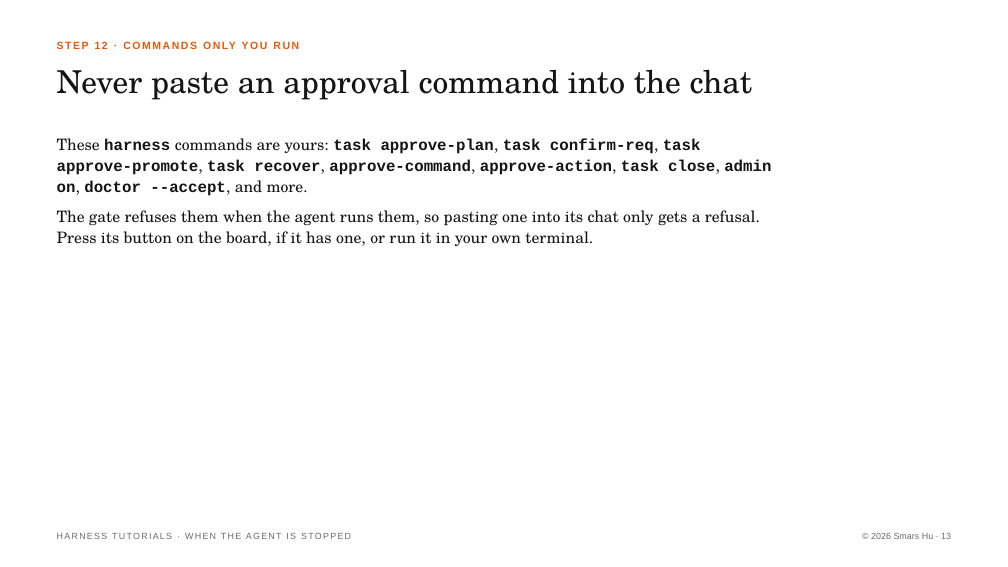
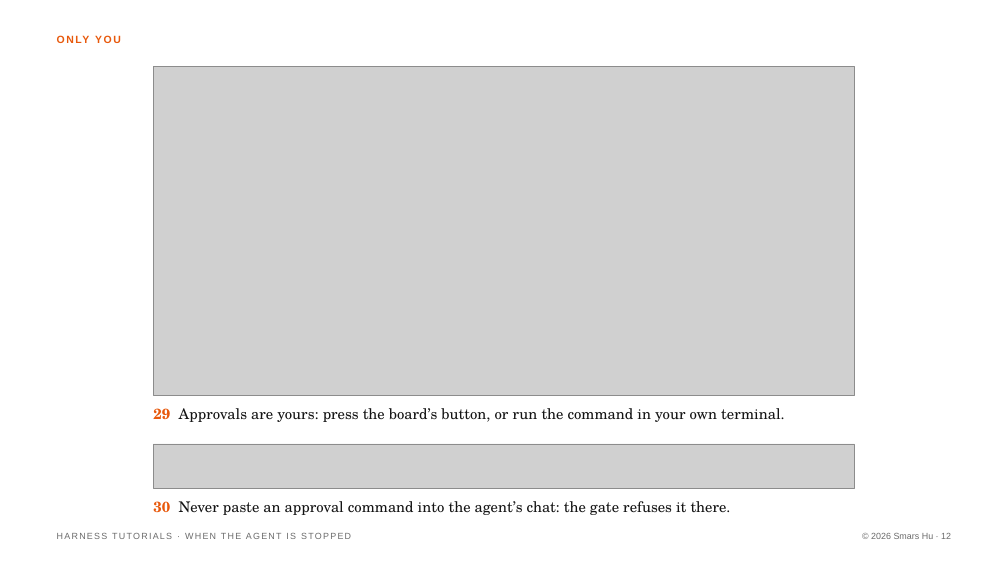
Before and after one commit to Smars-Bin-Hu/ai-exploration, a slide deck: slide 12 of source/tutorials/3_stopped.pptx (slide 13 before the commit). Drawn at 1008x567 pixels with LibreOffice and Linux fonts; fonts in the diff are those of the drawing; grey boxes stand for pictures. Boxes give left, top, right and bottom in pixels: in the first picture for what was removed or moved away, otherwise in the second. Text is boxed around its words. In the diff, an @@ line names an element or a change of style, - is before the commit and + after.

```diff
--- a/source/tutorials/3_stopped.pptx
+++ b/source/tutorials/3_stopped.pptx
@@ text at box(57, 32, 662, 54): text changed @@
-STEP 12 · COMMANDS ONLY YOU RUN
+ONLY YOU
@@ picture added at box(154, 67, 854, 395) @@
@@ text removed at box(57, 138, 771, 246) @@
-These harness commands are yours: task approve-plan, task confirm-req, task approve-promote, task recover, approve-command, approve-action, task close, admin on, doctor --accept, and more.
-The gate refuses them when the agent runs them, so pasting one into its chat only gets a refusal. Press its button on the board, if it has one, or run it in your own terminal.
@@ text added at box(153, 408, 785, 422), 14 pt, text #141414 @@
+29 Approvals are yours: press the board’s button, or run the command in your own terminal.
@@ picture added at box(154, 444, 854, 488) @@
@@ text at box(153, 501, 731, 515): text changed; size 30 to 14 pt @@
-Never paste an approval command into the chat
+30 Never paste an approval command into the agent’s chat: the gate refuses it there.
```
Also in this commit, not shown: 4 other slides changed, 8 slides added, 9 slides removed, 13 other files.
